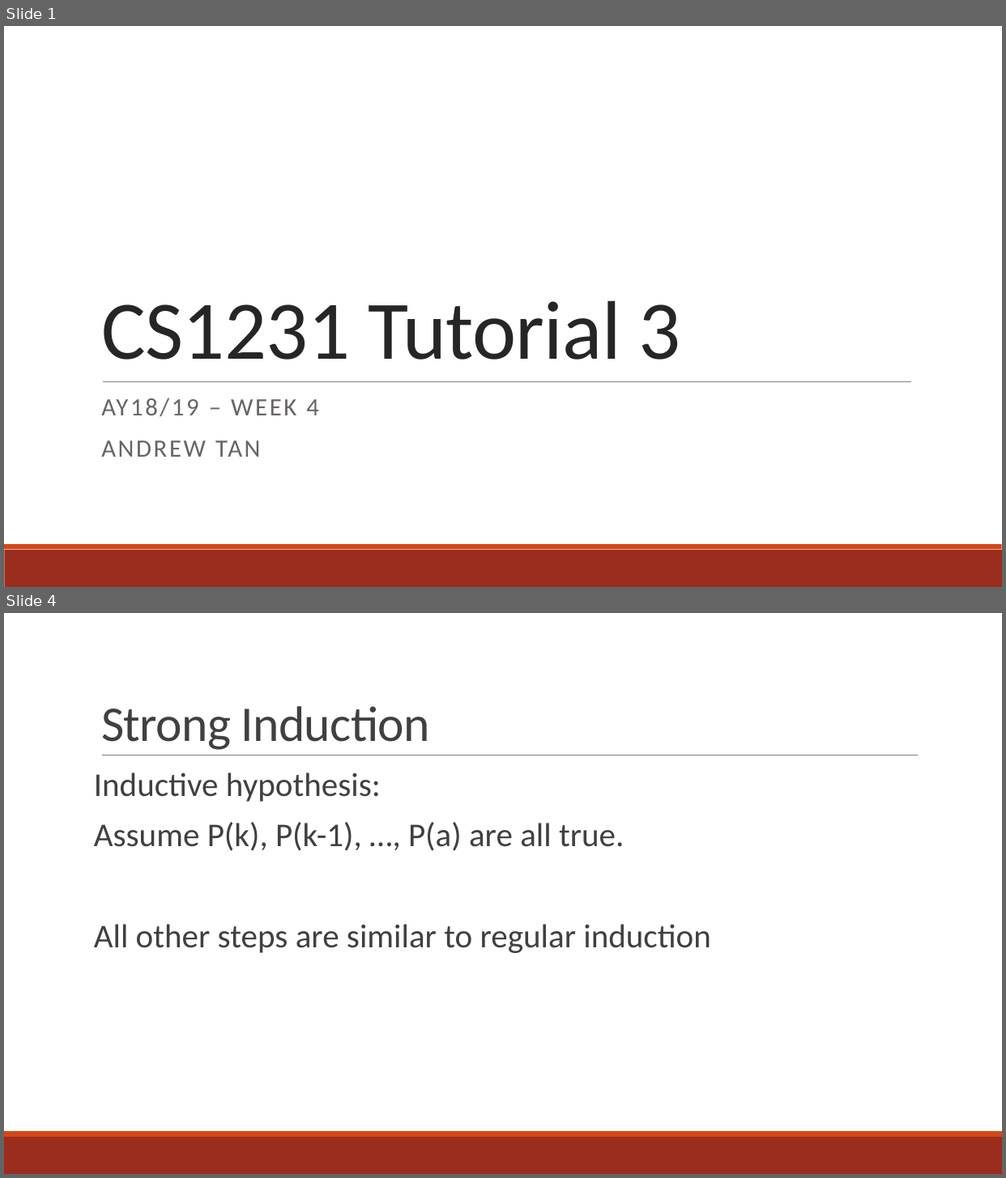
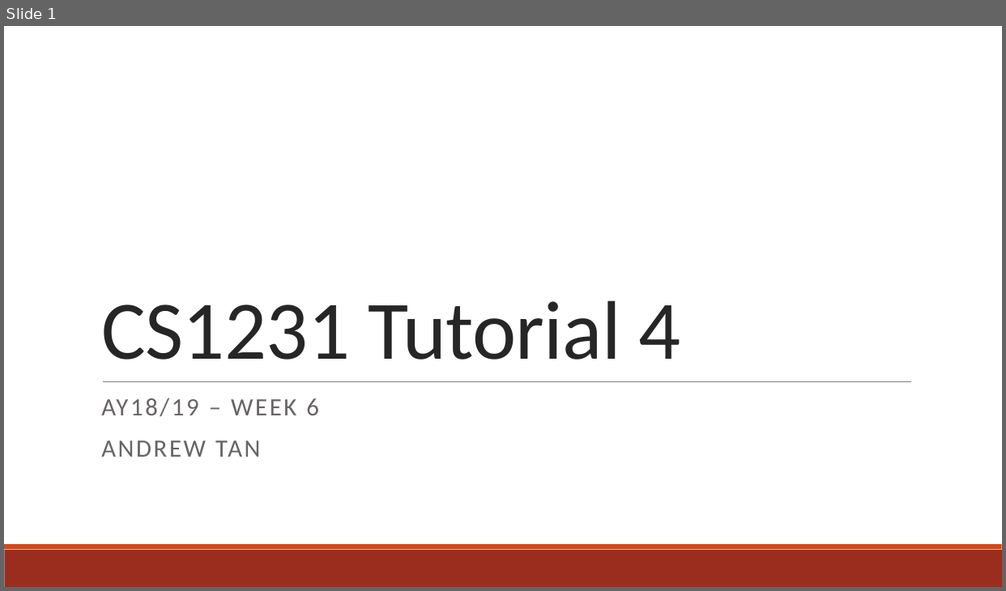
Before and after one commit to andrewtanJS/CS1231-AY18-19, a slide deck: Tutorial 4/Tutorial 4 - GCD and Modulo Arithmetic.pptx. Shown one above the other, each under a label of ours: slides 1 and 4 before the commit, slide 1 after it; the slides between them are not shown. The pictures are 1006x1178 and 1006x591 pixels, drawn with LibreOffice and Linux fonts; fonts in the diff are those of the drawing. Boxes give left, top, right and bottom in pixels: in the first picture for what was removed or moved away, otherwise in the second. Text is boxed around its words. In the diff, an @@ line names an element or a change of style, - is before the commit and + after.

Commit message:
Add Tutorial 4 slides

```diff
--- a/Tutorial 4/Tutorial 4 - GCD and Modulo Arithmetic.pptx
+++ b/Tutorial 4/Tutorial 4 - GCD and Modulo Arithmetic.pptx
@@ slide 4 removed at box(4, 613, 1002, 1174), background #FFFFFF; not listed: 2 template elements that a slide beside it also shows @@
@@ title removed at box(101, 706, 430, 750) @@
-Strong Induction
@@ line removed from (102, 756) to (918, 756) @@
@@ text removed at box(94, 773, 711, 953) @@
-Inductive hypothesis:
-Assume P(k), P(k-1), …, P(a) are all true.
-All other steps are similar to regular induction
@@ slide 1 changed as well @@
@@ title at box(101, 301, 681, 360): text changed @@
-CS1231 Tutorial 3
+CS1231 Tutorial 4
@@ subtitle at box(101, 398, 319, 417): text changed @@
-AY18/19 – WEEK 4
+AY18/19 – WEEK 6
```
Also in this commit, not shown: 10 slides added, 6 other slides removed, 1 other file.
